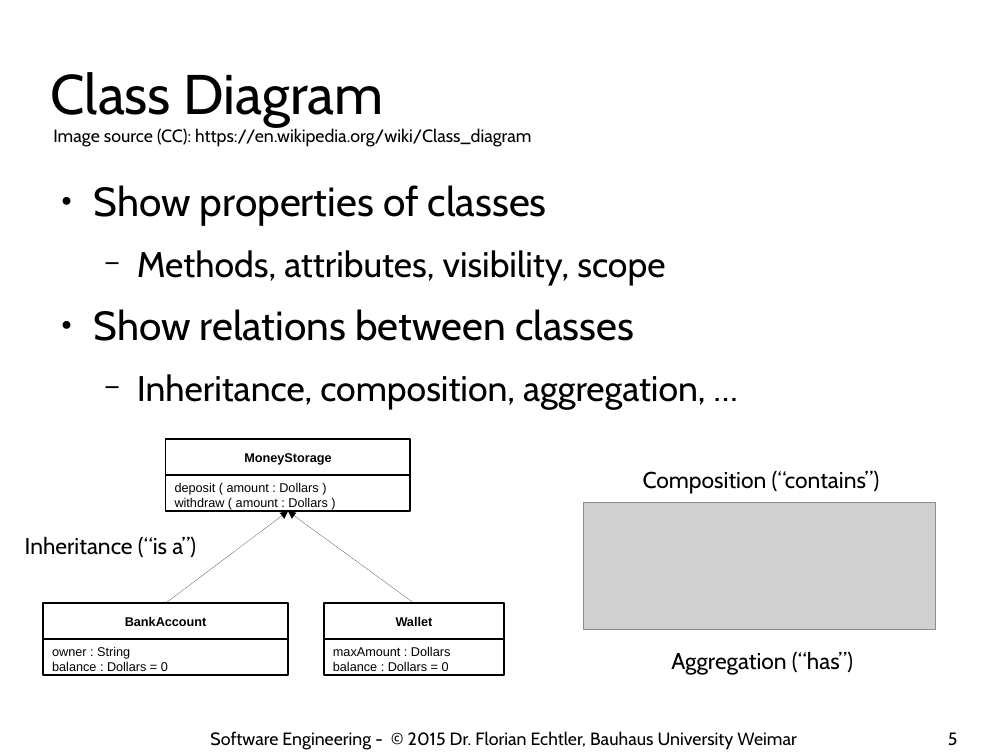
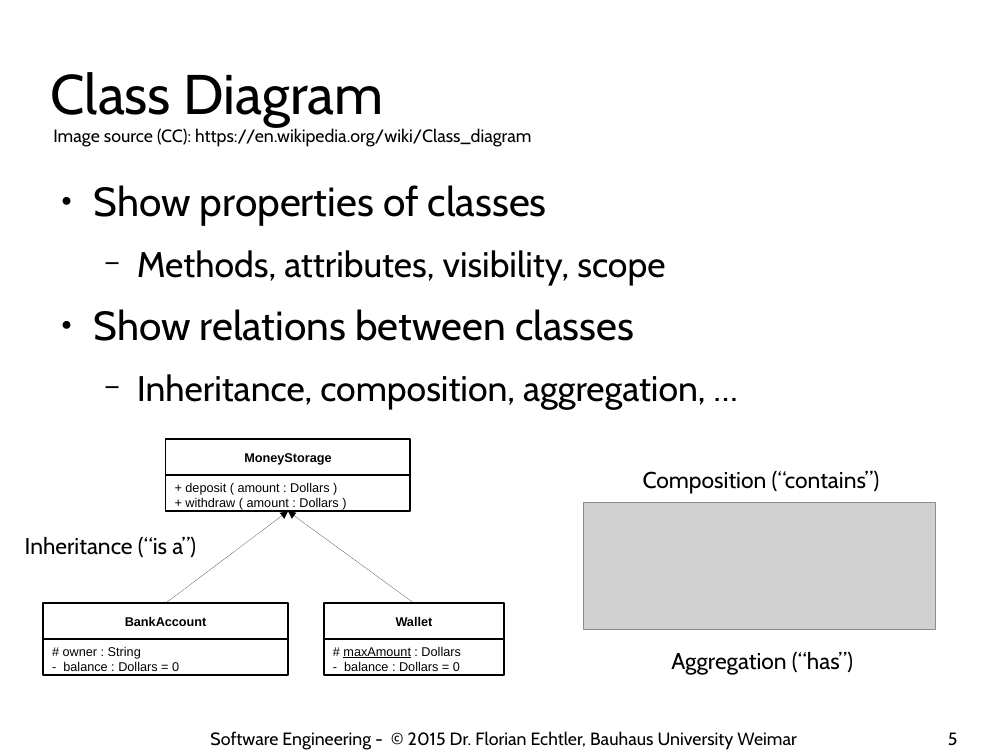
Before and after one commit to floe/software-engineering, a slide deck: slide 5 of 02-best-practices.odp. Drawn at 1008x756 pixels with LibreOffice and Linux fonts; fonts in the diff are those of the drawing; grey boxes stand for pictures; background and template pictures are left out. Boxes give left, top, right and bottom in pixels: in the first picture for what was removed or moved away, otherwise in the second. Text is boxed around its words. In the diff, an @@ line names an element or a change of style, - is before the commit and + after.

Commit message:
final version 2015

```diff
--- a/02-best-practices.odp
+++ b/02-best-practices.odp
@@ text at (185,482,338,507): text changed @@
-deposit ( amount : Dollars )
-withdraw ( amount : Dollars )
++ deposit ( amount : Dollars )
++ withdraw ( amount : Dollars )
@@ text at (63,647,179,671): text changed @@
-owner : String
-balance : Dollars = 0
+# owner : String
+- balance : Dollars = 0
@@ text at (343,647,460,671): text changed @@
-maxAmount : Dollars
-balance : Dollars = 0
+# maxAmount : Dollars
+- balance : Dollars = 0
```
Also in this commit, not shown: 4 other slides changed, 2 slides added.
